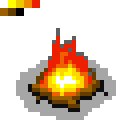
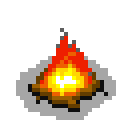
Revision of a layered 128×128 image; what changed, layer by layer:
hid "color pallete" over <box>0,0,40,16</box>
added layer "fire anim 3" above "fire anim 2" over <box>48,28,92,72</box>
hid "fire" over <box>48,28,96,72</box>
